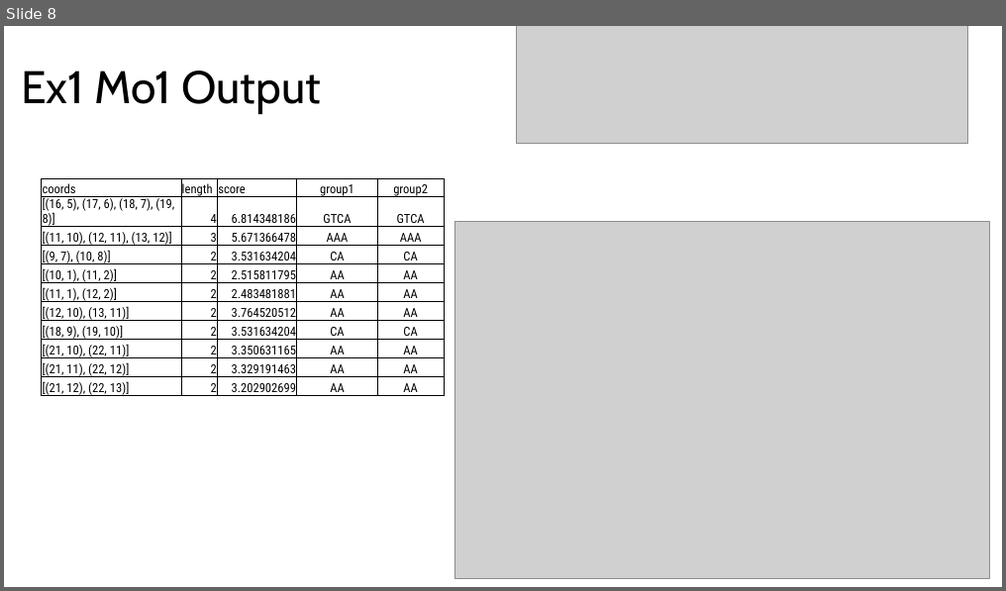
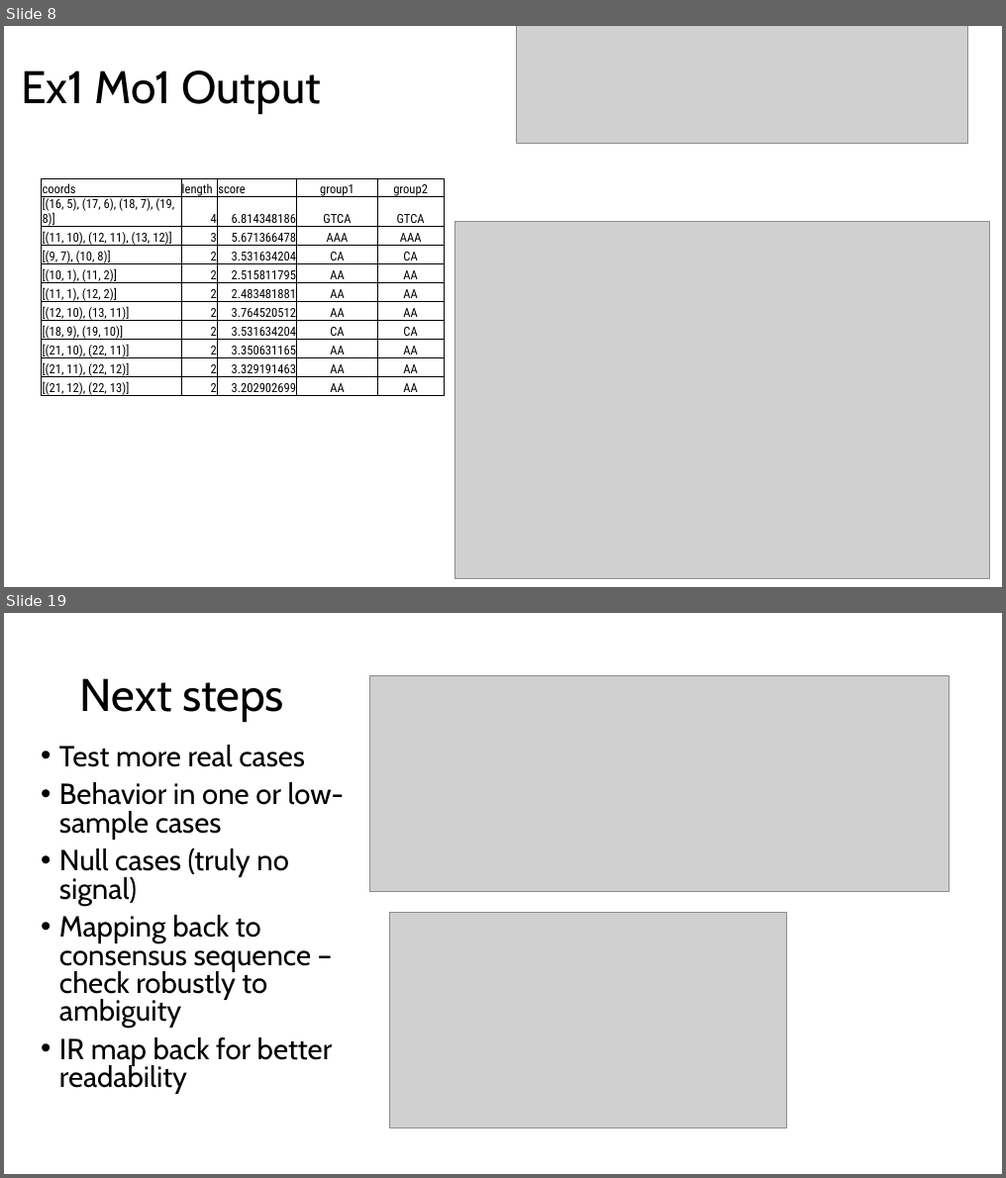
Before and after one commit to eshin21/drippy, a slide deck: Presentations/May Motif Gallery.pptx. Shown one above the other, each under a label of ours: slide 8 before the commit, slides 8 and 19 after it; the slides between them are not shown. The pictures are 1006x591 and 1006x1178 pixels, drawn with LibreOffice and Linux fonts; fonts in the diff are those of the drawing; grey boxes stand for pictures. Boxes give left, top, right and bottom in pixels: in the first picture for what was removed or moved away, otherwise in the second. Text is boxed around its words. In the diff, an @@ line names an element or a change of style, - is before the commit and + after.

```diff
--- a/Presentations/May Motif Gallery.pptx
+++ b/Presentations/May Motif Gallery.pptx
@@ slide 19 added at (4, 613, 1002, 1174), background #FFFFFF @@
@@ title added at (80, 678, 284, 722), 44 pt, text #000000 @@
+Next steps
@@ picture added at (370, 676, 948, 891) @@
@@ text added at (59, 745, 345, 1094), 28 pt, text #000000 @@
+• Test more real cases
+• Behavior in one or low-sample cases
+• Null cases (truly no signal)
+• Mapping back to consensus sequence – check robustly to ambiguity
+• IR map back for better readability
@@ picture added at (390, 912, 787, 1128) @@
```
Also in this commit, not shown: 8 slides changed, 9 other slides added, 43 other files.
